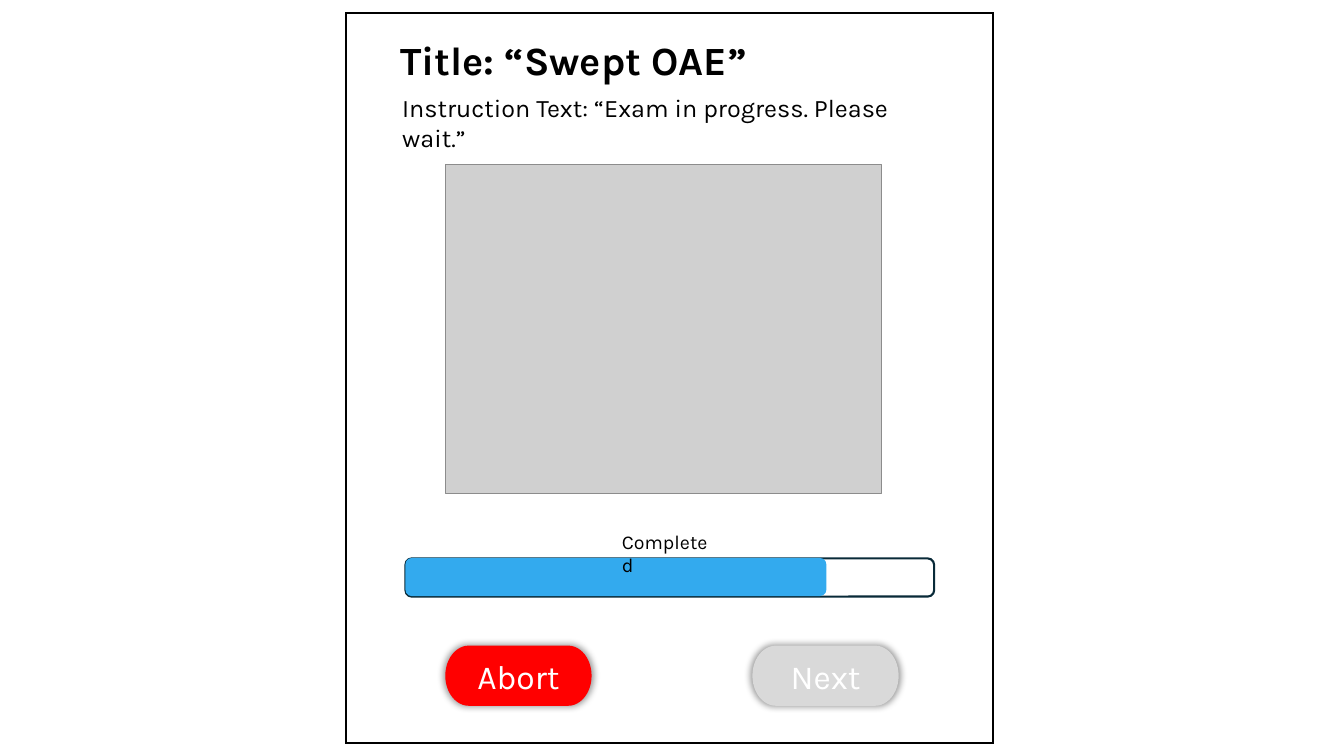
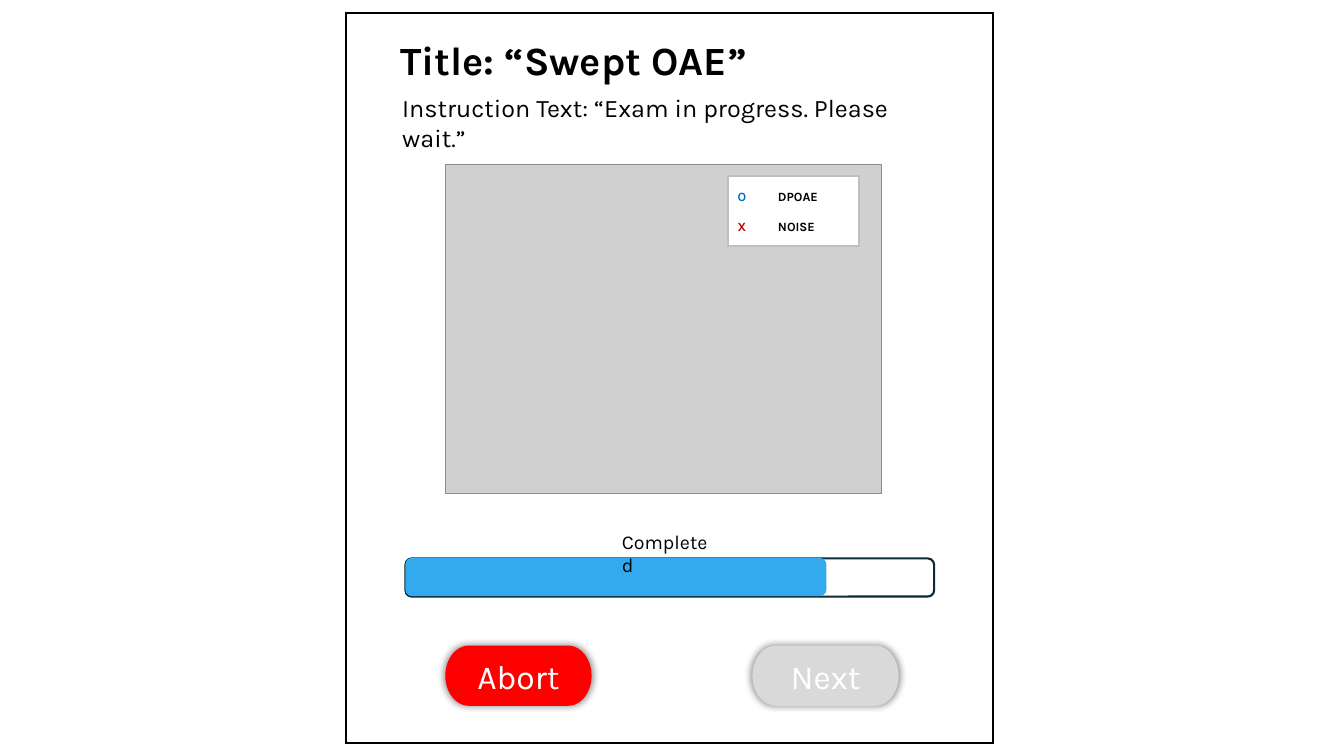
Before and after one commit to OpenHearing/TabSINT, a slide deck: slide 2 of Specifications/swept-oae/GUI-Screens.pptx. Drawn at 1344x756 pixels with LibreOffice and Linux fonts; fonts in the diff are those of the drawing; grey boxes stand for pictures. Boxes give left, top, right and bottom in pixels: in the first picture for what was removed or moved away, otherwise in the second. Text is boxed around its words. In the diff, an @@ line names an element or a change of style, - is before the commit and + after.

```diff
--- a/Specifications/swept-oae/GUI-Screens.pptx
+++ b/Specifications/swept-oae/GUI-Screens.pptx
@@ rectangle added at bbox=[728, 175, 860, 246], fill #FFFFFF, outline #BFBFBF 1.5 pt, 9 pt, text #000000, bold @@
+O DPOAE
+X NOISE
```
Also in this commit, not shown: 2 other files.
